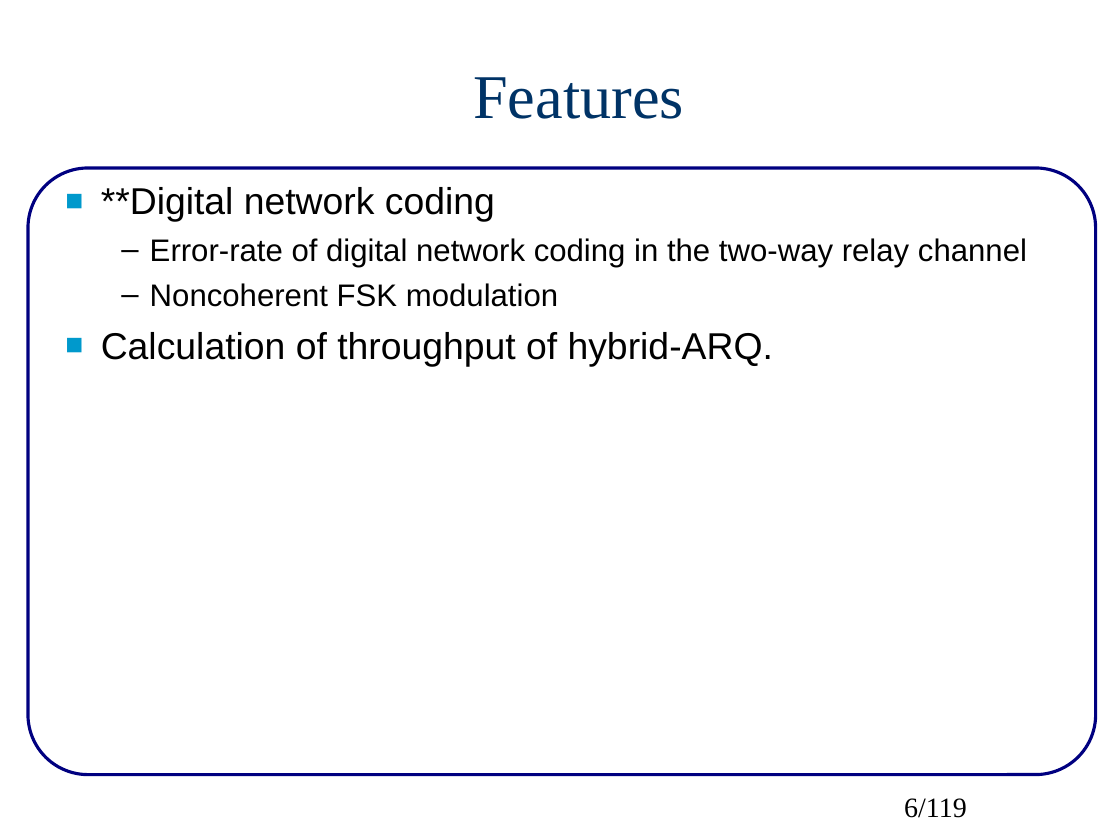
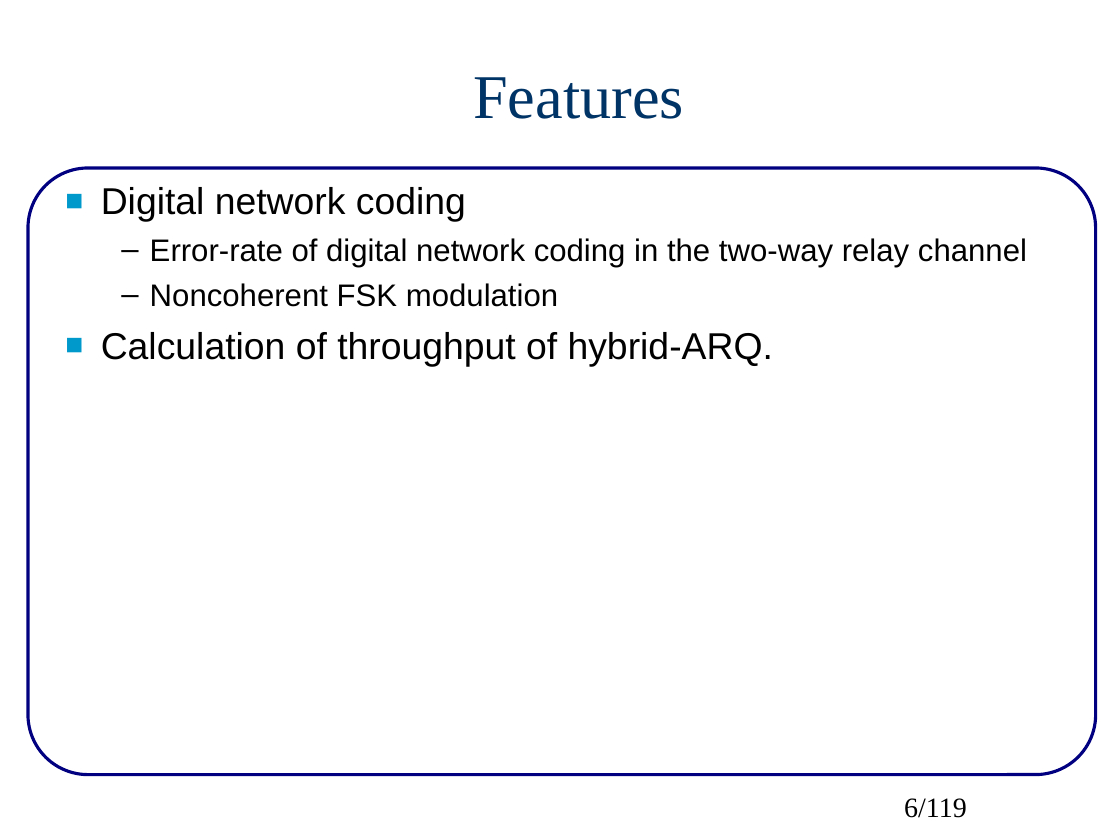
Before and after one commit to wvu-wcrl/CML, a slide deck: slide 6 of doc/src/CMLoverview.pptx. Drawn at 1120x840 pixels with LibreOffice and Linux fonts; fonts in the diff are those of the drawing. Boxes give left, top, right and bottom in pixels: in the first picture for what was removed or moved away, otherwise in the second. Text is boxed around its words. In the diff, an @@ line names an element or a change of style, - is before the commit and + after.

```diff
--- a/doc/src/CMLoverview.pptx
+++ b/doc/src/CMLoverview.pptx
@@ text at [101, 187, 466, 222]: text changed @@
-■ **Digital network coding
+■ Digital network coding
```
Also in this commit, not shown: 32 other slides changed, 4 other files.
